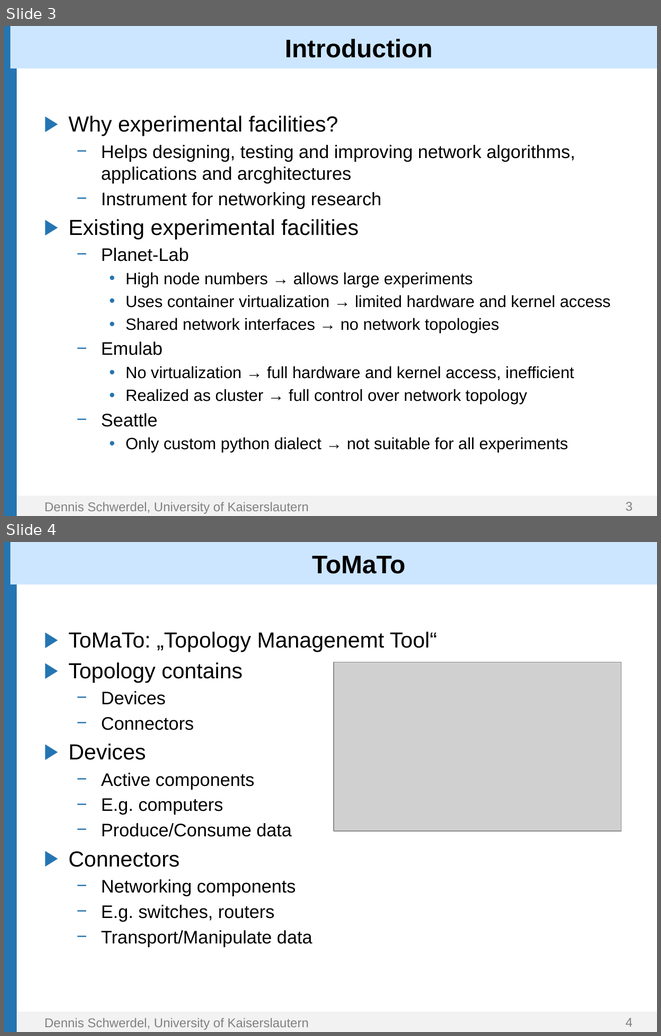
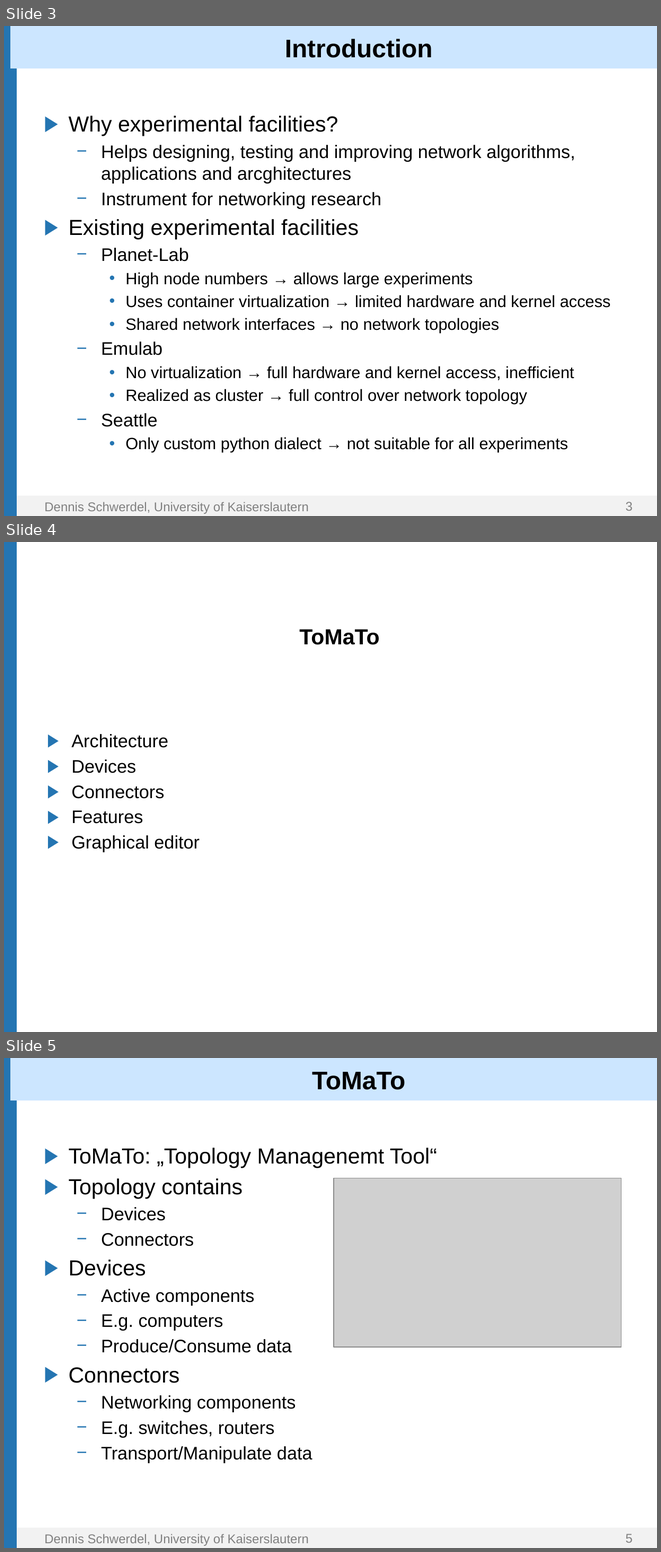
Before and after one commit to GLab/ToMaTo, a slide deck: doc/Presentation/ToMaTo.pptx. Shown one above the other, each under a label of ours: slides 3 and 4 before the commit, slides 3, 4 and 5 after it. The pictures are 661x1036 and 661x1552 pixels, drawn with LibreOffice and Linux fonts; fonts in the diff are those of the drawing; grey boxes stand for pictures; background and template pictures are left out. Boxes give left, top, right and bottom in pixels: in the first picture for what was removed or moved away, otherwise in the second. Text is boxed around its words. In the diff, an @@ line names an element or a change of style, - is before the commit and + after.

```diff
--- a/doc/Presentation/ToMaTo.pptx
+++ b/doc/Presentation/ToMaTo.pptx
@@ slide 4 added at <box>4,542,657,1032</box>, background #FFFFFF; not listed: 1 template element that a slide beside it also shows @@
@@ text added at <box>299,629,379,645</box>, 24 pt, text #000000, bold @@
+ToMaTo
@@ text added at <box>71,734,200,852</box>, 20 pt, text #000000 @@
+▶ Architecture
+▶ Devices
+▶ Connectors
+▶ Features
+▶ Graphical editor
@@ what was slide 4 is now slide 5 @@
@@ page number at <box>626,1533,633,1542</box>: text changed @@
-4
+5
```
Also in this commit, not shown: 4 slides changed, 3 other slides added.
